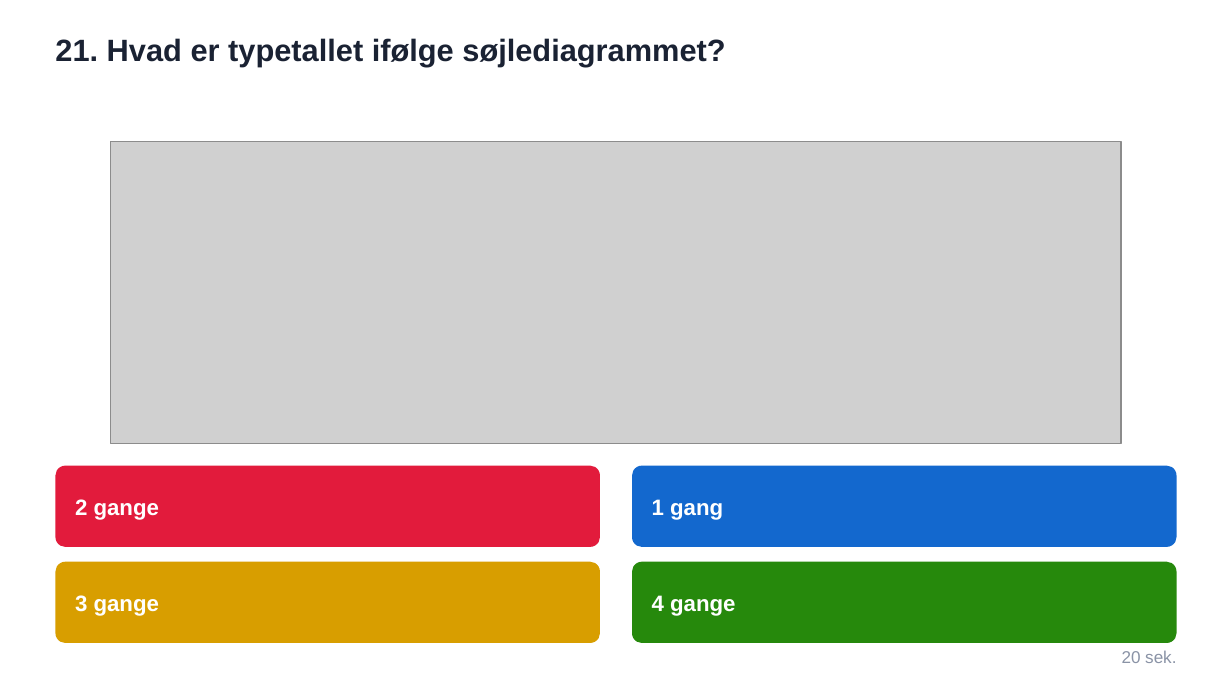
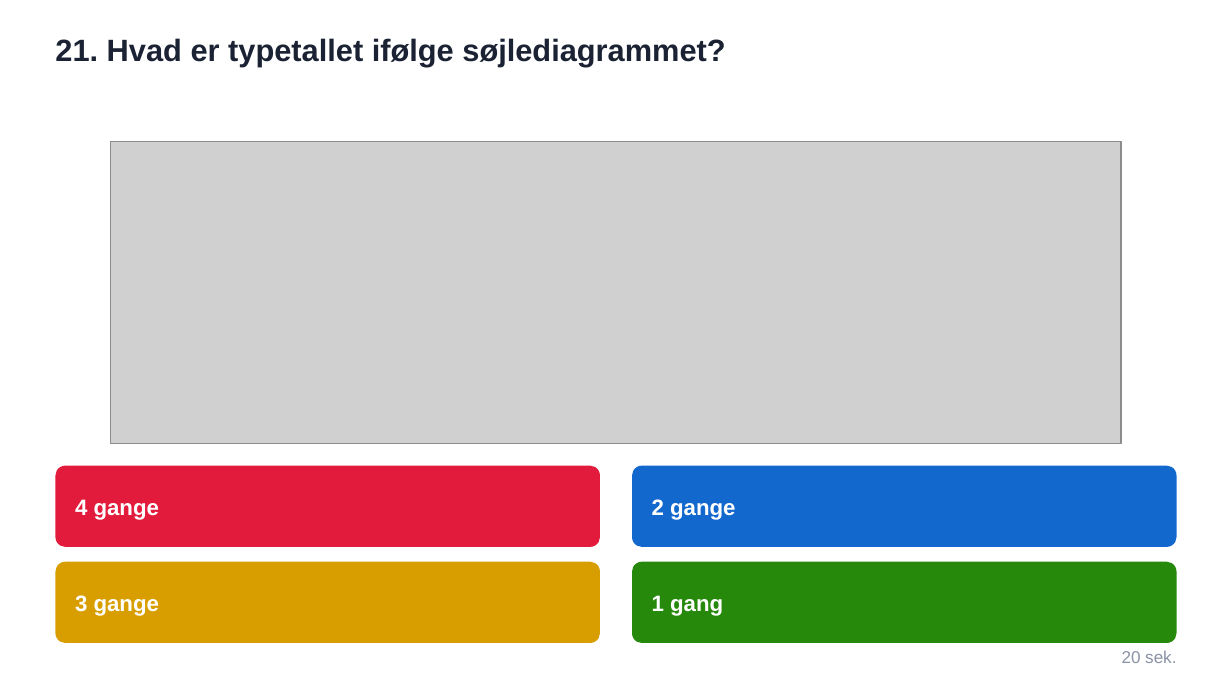
Before and after one commit to mibelibsen/kontiki, a slide deck: slide 22 of facit/kahoot-statistik-2026-09-11.pptx. Drawn at 1232x693 pixels with LibreOffice and Linux fonts; fonts in the diff are those of the drawing; grey boxes stand for pictures. Boxes give left, top, right and bottom in pixels: in the first picture for what was removed or moved away, otherwise in the second. Text is boxed around its words. In the diff, an @@ line names an element or a change of style, - is before the commit and + after.

```diff
--- a/facit/kahoot-statistik-2026-09-11.pptx
+++ b/facit/kahoot-statistik-2026-09-11.pptx
@@ text at (75, 499, 159, 520): text changed @@
-2 gange
+4 gange
@@ text at (652, 499, 735, 520): text changed @@
-4 gange
+2 gange
@@ text "1 gang": place and size @@
-text "1 gang" at (652, 499, 723, 520)
+text "1 gang" at (652, 595, 723, 616)
```
Also in this commit, not shown: 27 other slides changed, 7 other files.
